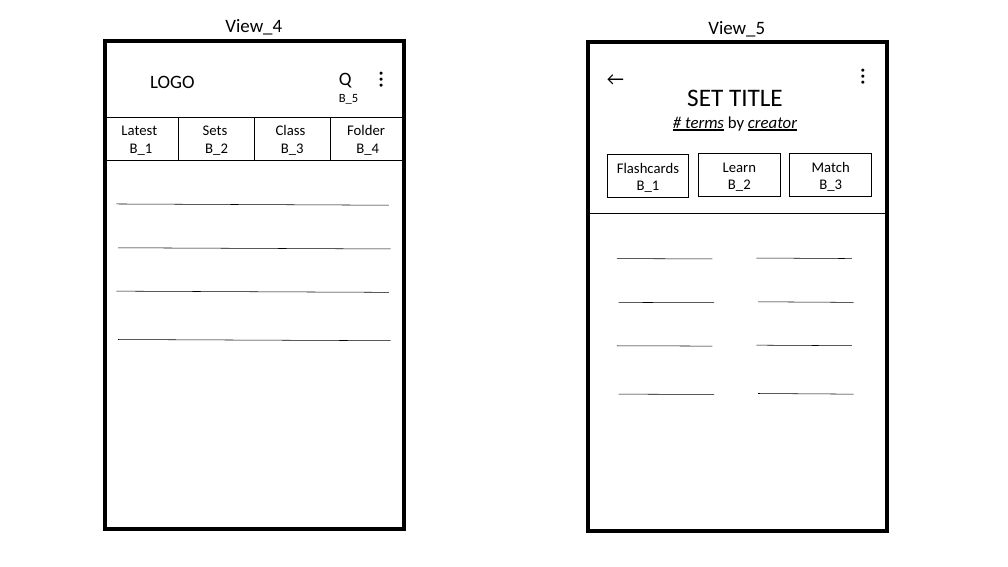
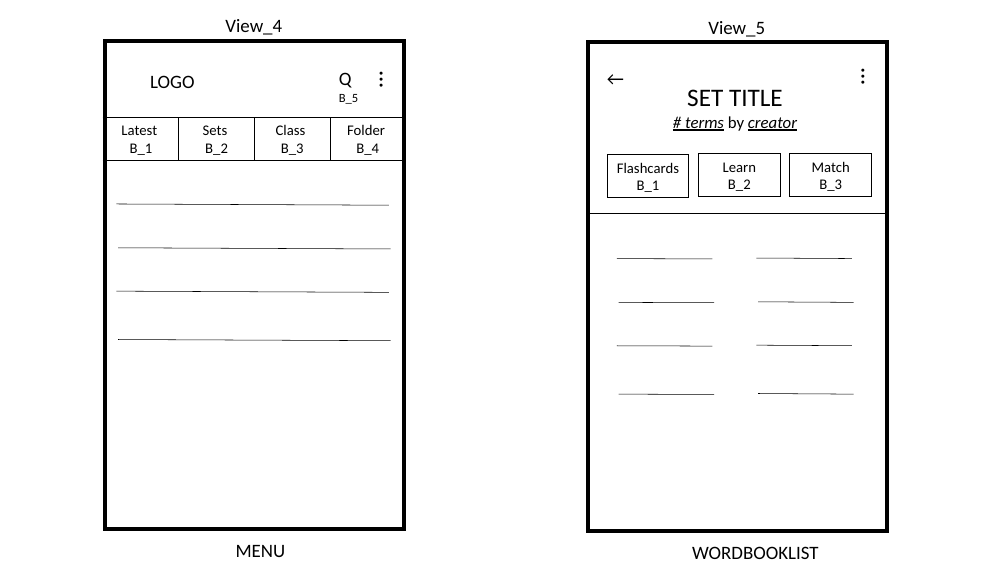
Before and after one commit to mhlee1215/IEDUFlashCard, a slide deck: slide 2 of Device Screen.pptx. Drawn at 1008x567 pixels with LibreOffice and Linux fonts; fonts in the diff are those of the drawing. Boxes give left, top, right and bottom in pixels: in the first picture for what was removed or moved away, otherwise in the second. Text is boxed around its words. In the diff, an @@ line names an element or a change of style, - is before the commit and + after.

```diff
--- a/Device Screen.pptx
+++ b/Device Screen.pptx
@@ text added at (236, 545, 286, 557), 18 pt, text #000000 @@
+MENU
@@ text added at (692, 546, 818, 559), 18 pt, text #000000 @@
+WORDBOOKLIST
```
Also in this commit, not shown: 3 other slides changed, 15 other files.
